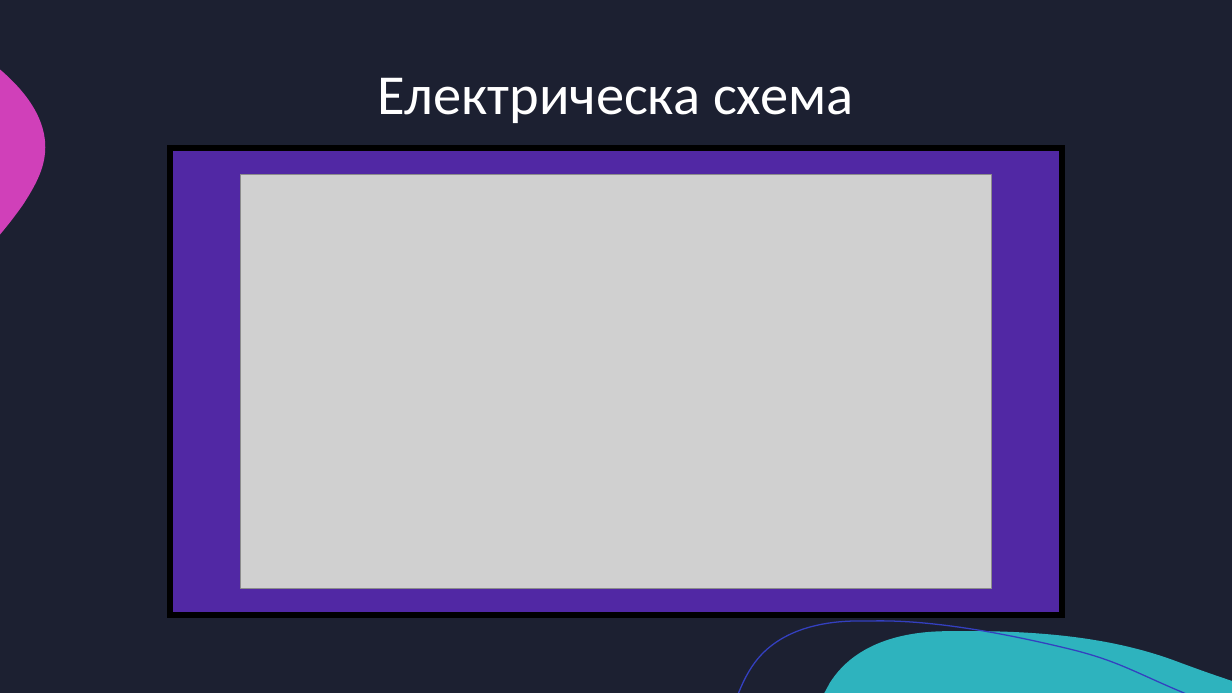
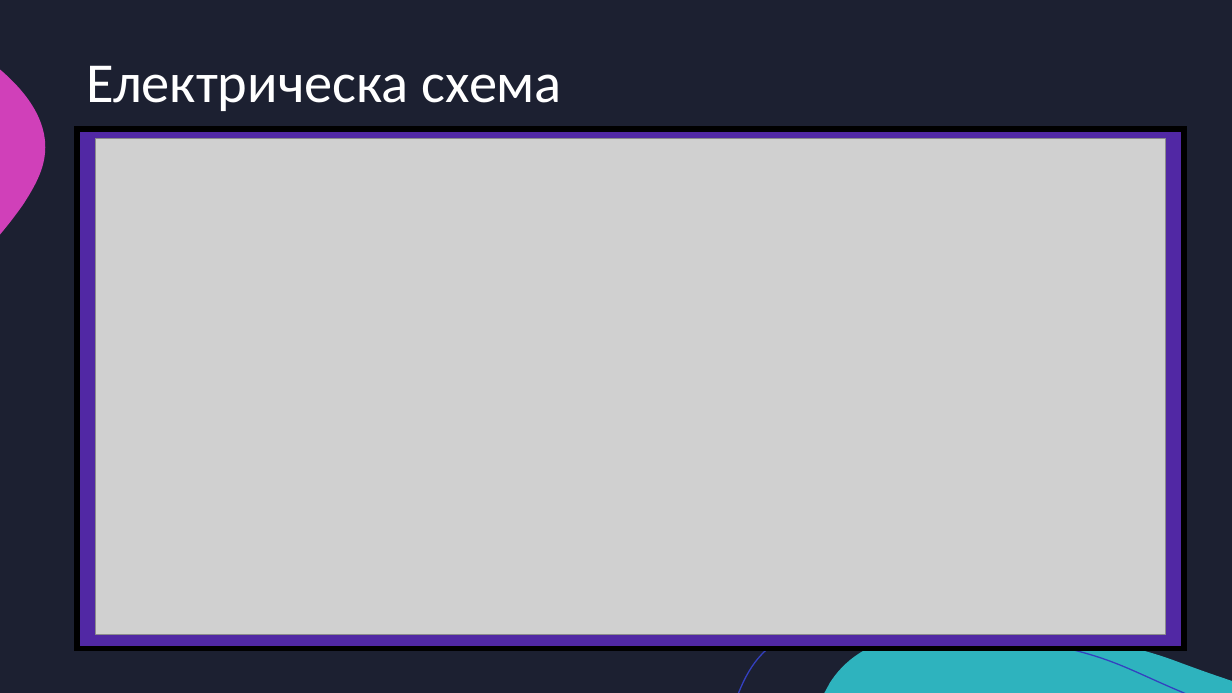
Before and after one commit to Kichikov28/Irrigation-System, a slide deck: slide 6 of Automatic irrigation system.pptx (slide 5 before the commit). Drawn at 1232x693 pixels with LibreOffice and Linux fonts; fonts in the diff are those of the drawing; grey boxes stand for pictures. Boxes give left, top, right and bottom in pixels: in the first picture for what was removed or moved away, otherwise in the second. Text is boxed around its words. In the diff, an @@ line names an element or a change of style, - is before the commit and + after.

```diff
--- a/Automatic irrigation system.pptx
+++ b/Automatic irrigation system.pptx
@@ title "Електрическа схема": place and size @@
-title "Електрическа схема" at <box>378,77,853,123</box>
+title "Електрическа схема" at <box>86,65,562,111</box>
@@ title "Електрическа схема" at <box>86,65,562,111</box>: alignment centre to left @@
@@ rectangle: place and size @@
-rectangle at <box>170,148,1063,616</box>
+rectangle at <box>77,129,1184,649</box>
@@ picture: place and size @@
-picture at <box>240,175,992,589</box>
+picture at <box>96,139,1165,635</box>
```
Also in this commit, not shown: 4 other slides changed, 1 slide added, 1 other file.
